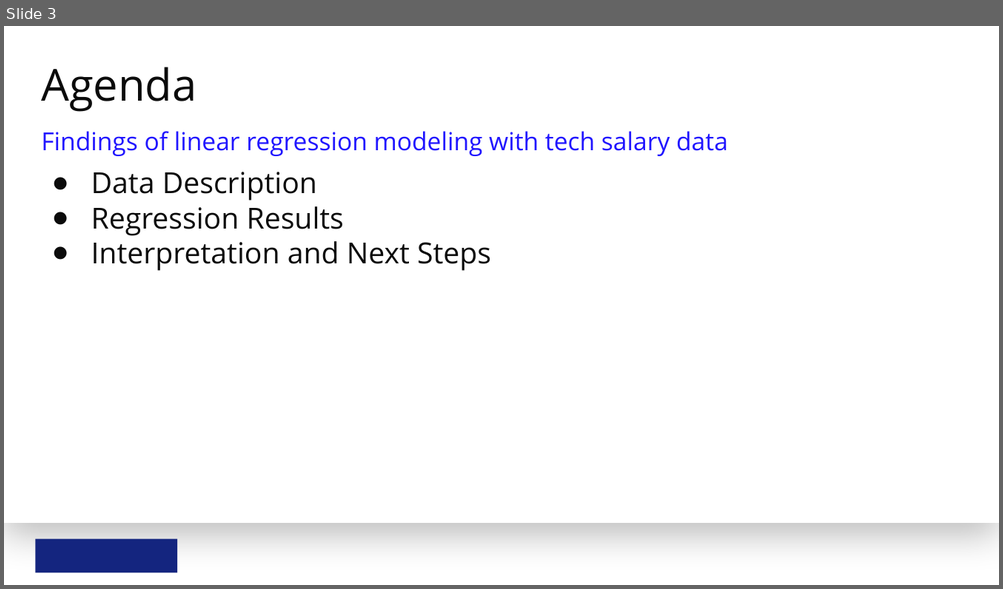
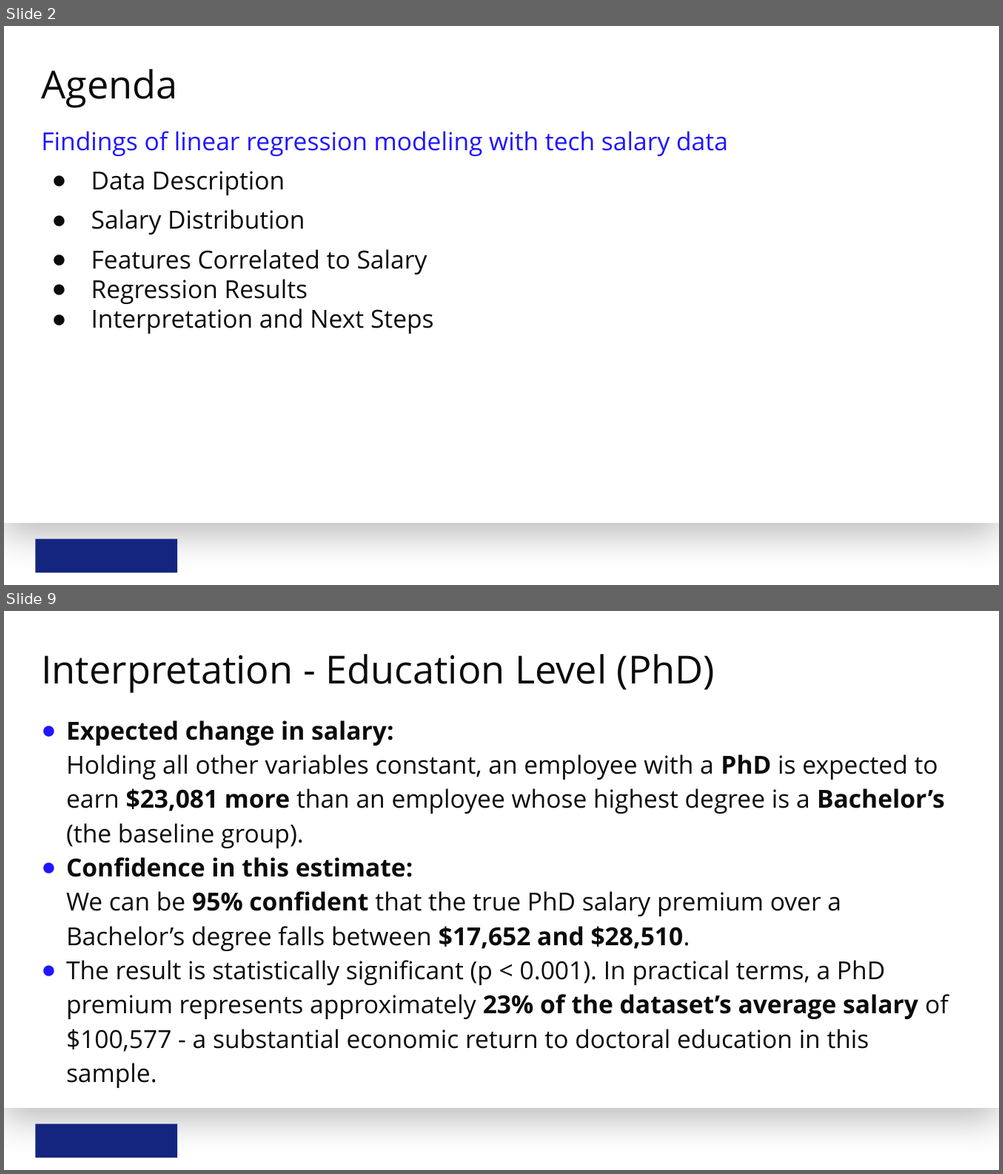
Before and after one commit to EduardoNicacio/Udacity_Statistics-Data-Analysis_P4_Model_Salary_Data_Linear_Regression, a slide deck: model-salary-data-with-linear-regression.pptx. Shown one above the other, each under a label of ours: slide 3 before the commit, slides 2 and 9 after it; the slides between them are not shown. The pictures are 1003x589 and 1003x1174 pixels, drawn with LibreOffice and Linux fonts; fonts in the diff are those of the drawing; background and template pictures are left out. Boxes give left, top, right and bottom in pixels: in the first picture for what was removed or moved away, otherwise in the second. Text is boxed around its words. In the diff, an @@ line names an element or a change of style, - is before the commit and + after.

```diff
--- a/model-salary-data-with-linear-regression.pptx
+++ b/model-salary-data-with-linear-regression.pptx
@@ slide 9 added at (x1=4, y1=611, x2=999, y2=1170), background #FFFFFF; not listed: 2 template elements that a slide beside it also shows @@
@@ title added at (x1=41, y1=654, x2=715, y2=693), 56 pt, text #0B0B0B @@
+Interpretation - Education Level (PhD)
@@ text added at (x1=66, y1=721, x2=948, y2=1088), 36 pt, text #0B0B0B @@
+● Expected change in salary:
+  Holding all other variables constant, an employee with a PhD is expected to earn $23,081 more than an employee whose highest degree is a Bachelor’s (the baseline group).
+● Confidence in this estimate:
+  We can be 95% confident that the true PhD salary premium over a Bachelor’s degree falls between $17,652 and $28,510.
+● The result is statistically significant (p < 0.001). In practical terms, a PhD premium represents approximately 23% of the dataset’s average salary of $100,577 - a substantial economic return to doctoral education in this sample.
@@ what was slide 3 is now slide 2 @@
@@ slide 2 changed as well @@
@@ title "Agenda" at (x1=41, y1=69, x2=177, y2=108): size 64 to 56 pt @@
@@ text at (x1=91, y1=171, x2=434, y2=334): size 42 to 36 pt in "Data Description", "Regression Results", "Interpretation and Next Steps" @@
@@ text at (x1=91, y1=210, x2=427, y2=275): paragraphs added @@
+● Salary Distribution
+● Features Correlated to Salary
```
Also in this commit, not shown: 4 other slides changed, 3 other slides added, 1 slide removed, 8 other files.
